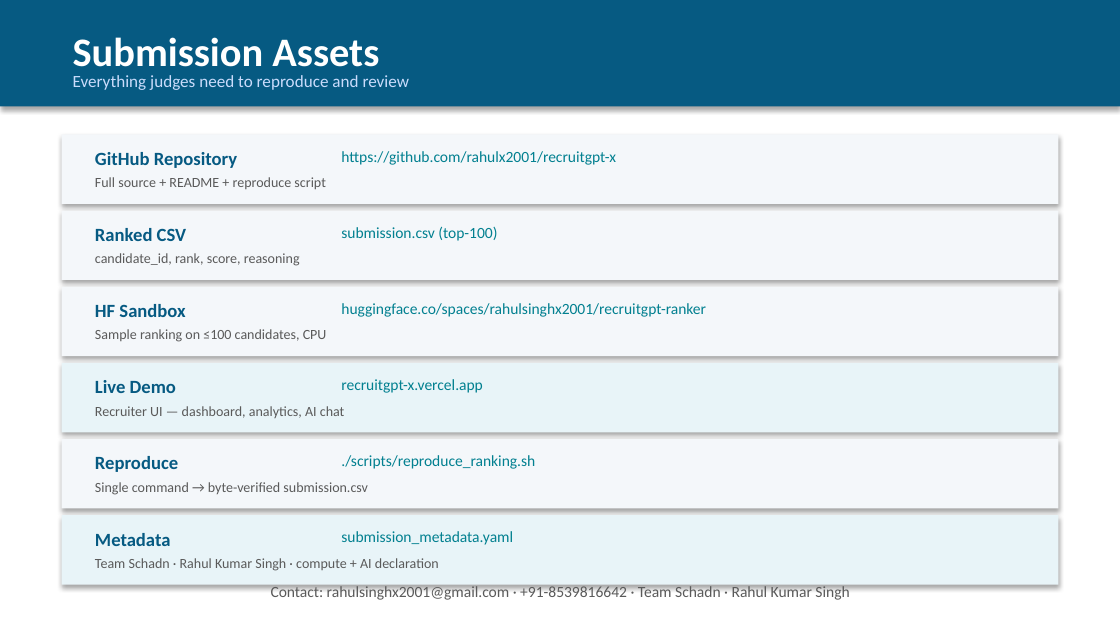
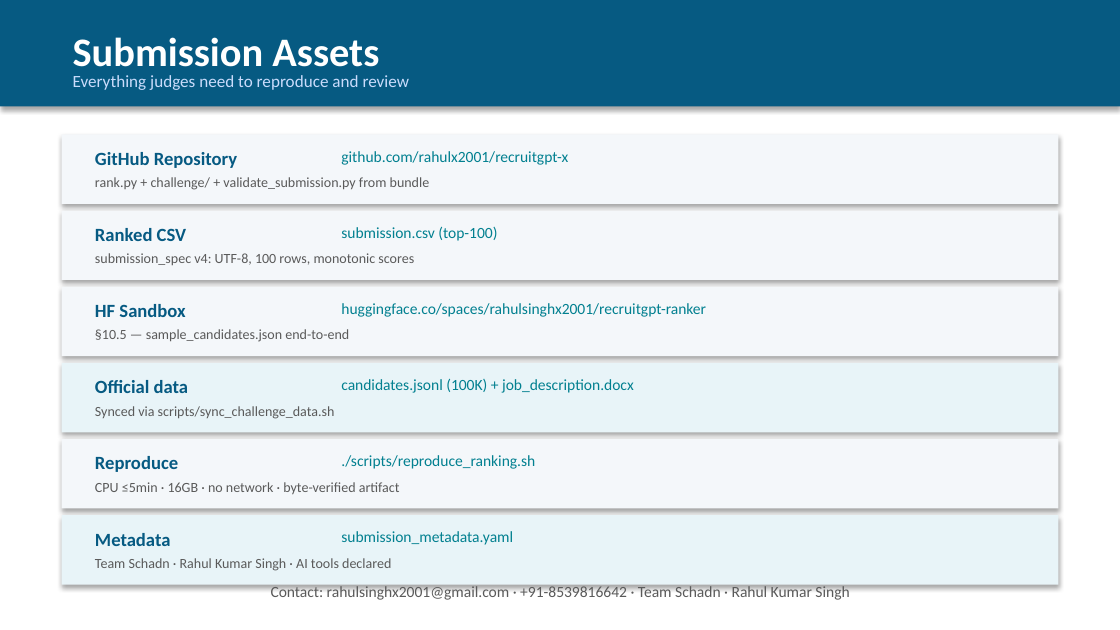
Before and after one commit to rahulx2001/recruitgpt-x, a slide deck: slide 10 of docs/Schadn_Redrob_Submission.pptx. Drawn at 1120x630 pixels with LibreOffice and Linux fonts; fonts in the diff are those of the drawing. Boxes give left, top, right and bottom in pixels: in the first picture for what was removed or moved away, otherwise in the second. Text is boxed around its words. In the diff, an @@ line names an element or a change of style, - is before the commit and + after.

Commit message:
docs: align submission deck with official India Runs challenge bundle
Reference job_description.docx, candidate_schema.json, redrob_signals_doc,
submission_spec v4, README trap types, and sample_submission.csv caveats.

```diff
--- a/docs/Schadn_Redrob_Submission.pptx
+++ b/docs/Schadn_Redrob_Submission.pptx
@@ text at (95,177,430,190): text changed @@
-Full source + README + reproduce script
+rank.py + challenge/ + validate_submission.py from bundle
@@ text at (341,151,568,165): text changed @@
-https://github.com/rahulx2001/recruitgpt-x
+github.com/rahulx2001/recruitgpt-x
@@ text at (95,253,414,265): text changed @@
-candidate_id, rank, score, reasoning
+submission_spec v4: UTF-8, 100 rows, monotonic scores
@@ text at (95,329,349,342): text changed @@
-Sample ranking on ≤100 candidates, CPU
+§10.5 — sample_candidates.json end-to-end
@@ text at (95,380,189,393): text changed @@
-Live Demo
+Official data
@@ text at (341,379,634,393): text changed @@
-recruitgpt-x.vercel.app
+candidates.jsonl (100K) + job_description.docx
@@ text at (95,406,335,419): text changed @@
-Recruiter UI — dashboard, analytics, AI chat
+Synced via scripts/sync_challenge_data.sh
@@ text at (95,482,400,494): text changed @@
-Single command → byte-verified submission.csv
+CPU ≤5min · 16GB · no network · byte-verified artifact
@@ text at (95,558,391,571): text changed @@
-Team Schadn · Rahul Kumar Singh · compute + AI declaration
+Team Schadn · Rahul Kumar Singh · AI tools declared
```
Also in this commit, not shown: 4 other slides changed, 1 slide added, 1 slide removed, 4 other files.
